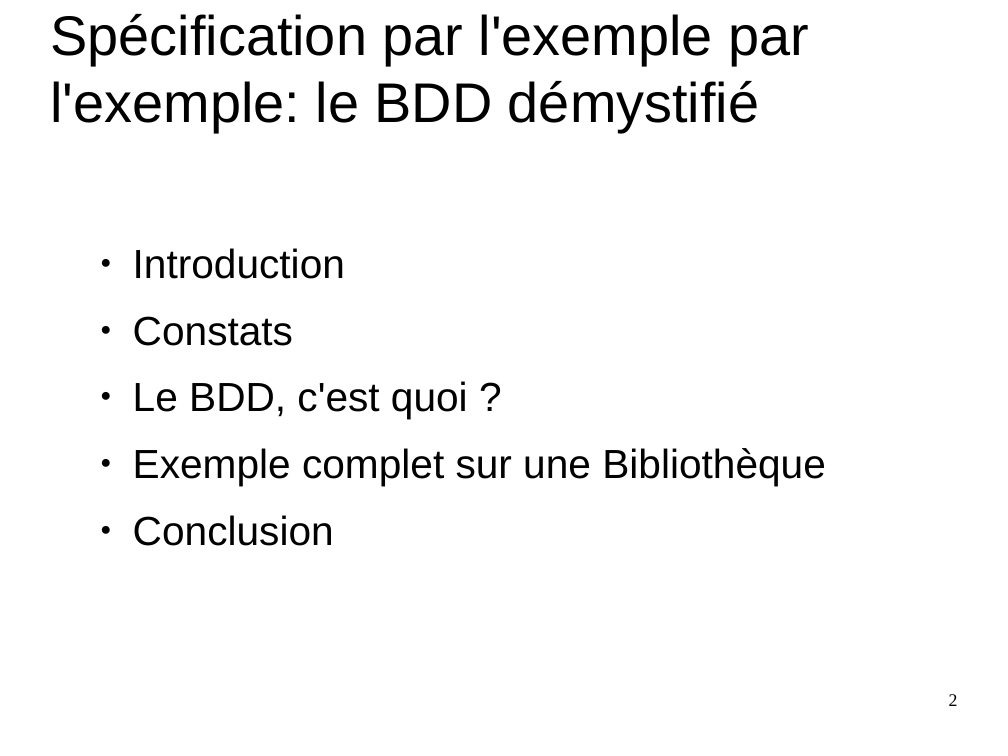
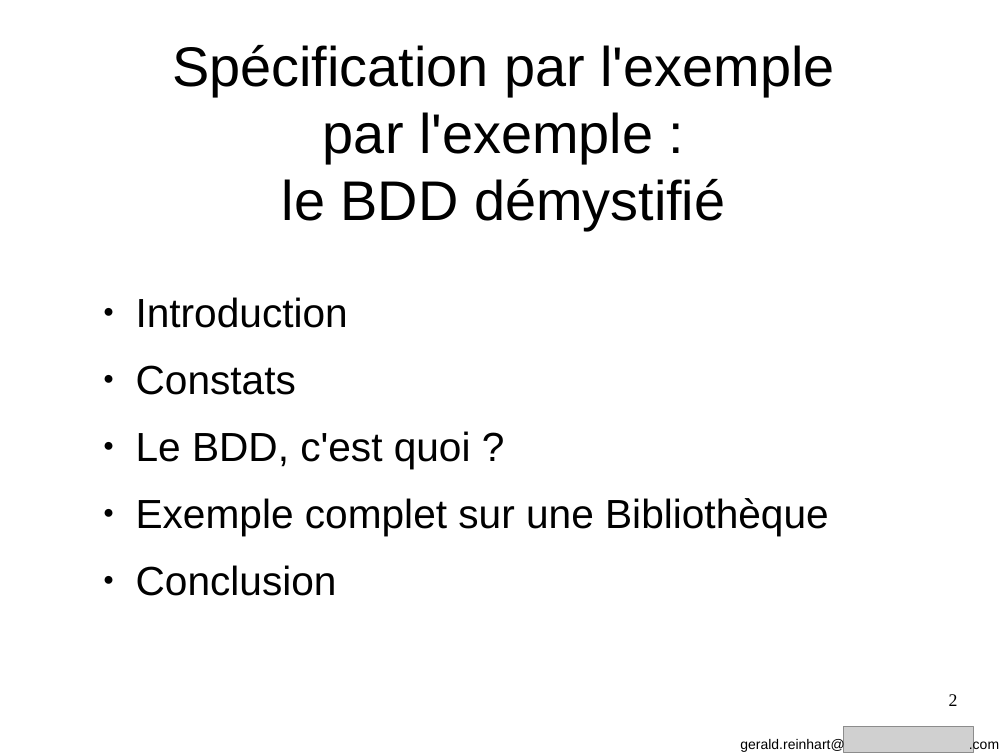
Before and after one commit to GeReinhart/dojo-bdd-library-ws-java, a slide deck: slide 2 of doc/BDD_presentation_agile_grenoble_2016.odp. Drawn at 1008x756 pixels with LibreOffice and Linux fonts; fonts in the diff are those of the drawing; grey boxes stand for pictures. Boxes give left, top, right and bottom in pixels: in the first picture for what was removed or moved away, otherwise in the second. Text is boxed around its words. In the diff, an @@ line names an element or a change of style, - is before the commit and + after.

Commit message:
conclusion

```diff
--- a/doc/BDD_presentation_agile_grenoble_2016.odp
+++ b/doc/BDD_presentation_agile_grenoble_2016.odp
@@ text at (172, 45, 834, 230): text changed @@
-Spécification par l'exemple par l'exemple: le BDD démystifié
+Spécification par l'exemple
+par l'exemple :
+le BDD démystifié
@@ text "Introduction": place and size @@
-text "Introduction" at (133, 248, 826, 546)
+text "Introduction" at (136, 297, 829, 596)
@@ text added at (740, 738, 999, 753), 11 pt, text #000000 @@
+gerald.reinhart@ .com
@@ picture added at (843, 726, 973, 753) @@
```
Also in this commit, not shown: 50 other slides changed, 7 slides added, 1 slide removed.
